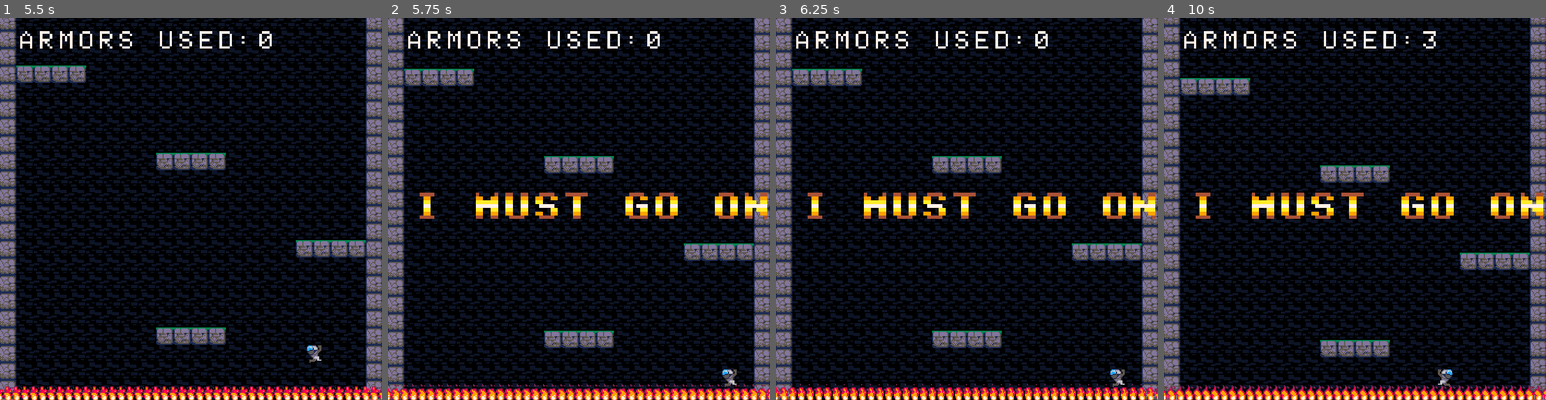
Above: before the commit, frames 1-4 (left to right).
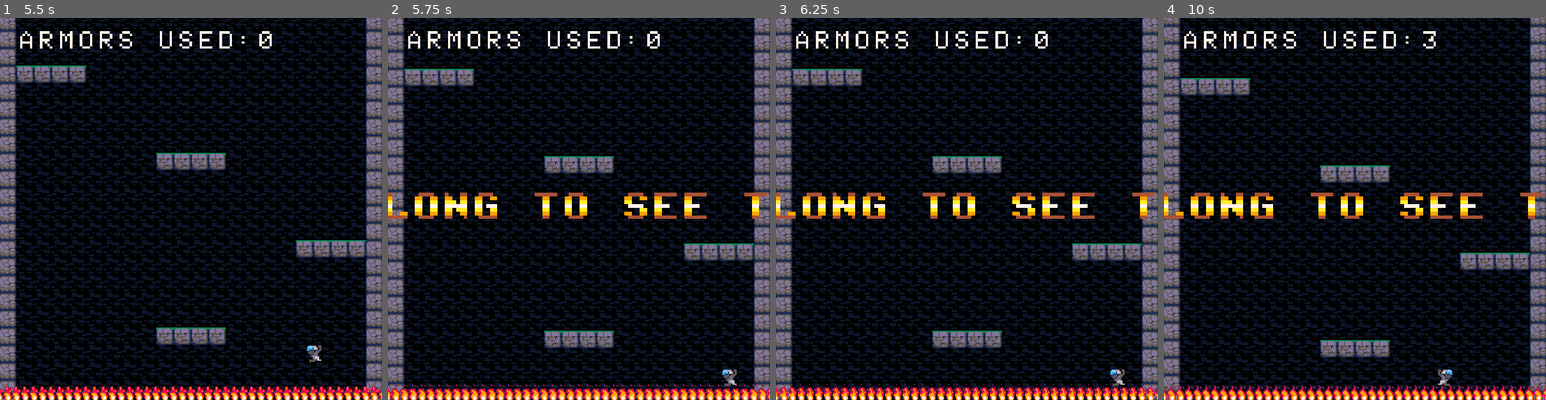
Above: after the commit, the same moments.

Repository: toadkarter/ToyBoxJam2023
Game: Godot game, scene res://Scenes/Game/Main/main.tscn
Two runs of this game, one before a commit and one after it. Both use one fixed random seed, a clock stepped at 60 frames per second and the inputs below.
Inputs:
- Up to frame 1 (5.5 s): hold Right (move_right) 0.53-2.03 s; tap Space (jump) at 0.77, 1.52, 3.02, 3.77, 4.52 s; hold Left (move_left) 2.03-2.78 s; hold Right (move_right) 2.78-4.28 s; hold Left (move_left) 4.28-5.03 s; hold Right (move_right) from 5.03 s (still down)
- Up to frame 2 (5.75 s): keep holding Right (move_right)
- Up to frame 3 (6.25 s): release Right (move_right) at 5.78 s; hold Left (move_left) from 5.78 s (still down); tap Space (jump) at 6.02 s
- Up to frame 4 (10 s): tap Space (jump) at 6.77, 7.52, 9.02, 9.77 s; release Left (move_left) at 7.28 s; hold Right (move_right) 7.28-9.53 s; hold Left (move_left) from 9.53 s (still down)

Frame 1 is identical in both runs. In frame 2, 2.8% of the frame differs, in the area x 0-100%, y 45-53%; in frame 3, 2.8%; in frame 4, 2.8%.

Commit message:
Adding flavor death text

Diff:
--- a/Scenes/level.tscn
+++ b/Scenes/level.tscn
@@ -189,7 +189,7 @@
 script = ExtResource("2_7nbtq")
 player_scene = ExtResource("2_kb2gi")
 checkpoints = [NodePath("Checkpoint1"), NodePath("Checkpoint2"), NodePath("Checkpoint3"), NodePath("Checkpoint4"), NodePath("Checkpoint5"), NodePath("Checkpoint6")]
-death_texts = Array[String](["My will falters", "I must go on"])
+death_texts = Array[String](["My will falters", "I must go on", "I long to see the sky"])
 checkpoint_text = "My memory stirs..."
 
 [node name="Camera" type="Camera2D" parent="."]
